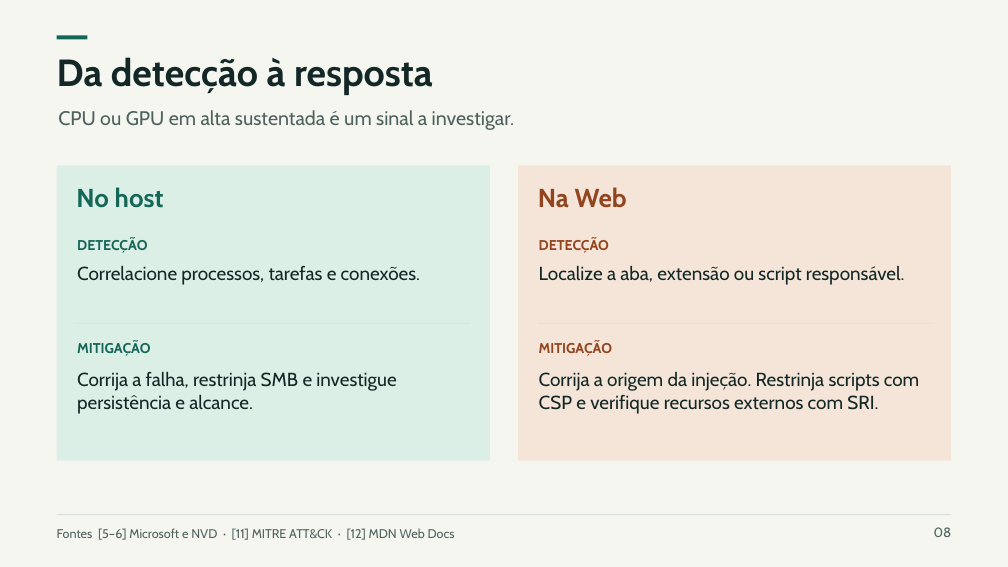
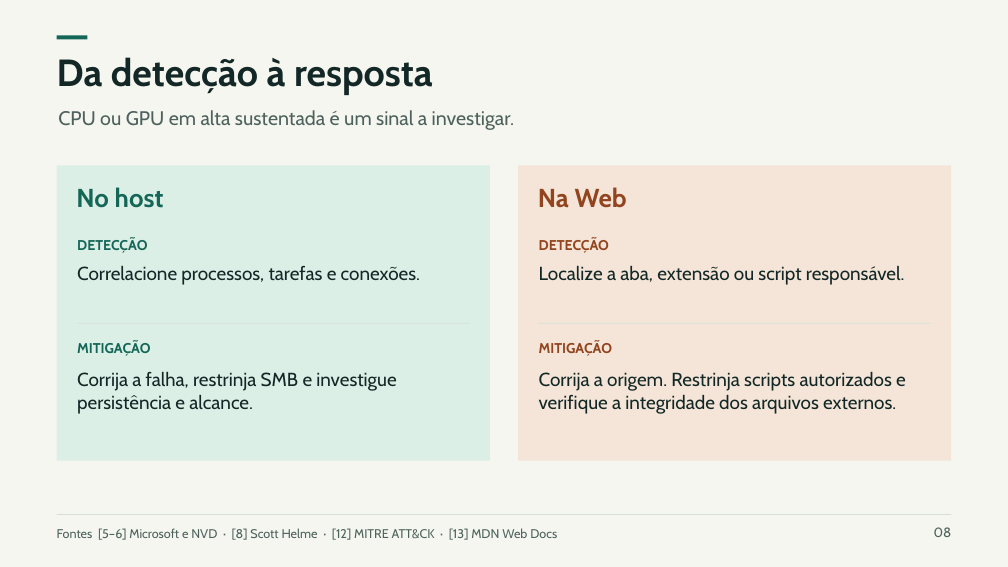
Before and after one commit to Lbragaa/Documentos-T4-seguranca, a slide deck: slide 8 of G8_Apresentacao_Coinminers.pptx. Drawn at 1008x567 pixels with LibreOffice and Linux fonts; fonts in the diff are those of the drawing. Boxes give left, top, right and bottom in pixels: in the first picture for what was removed or moved away, otherwise in the second. Text is boxed around its words. In the diff, an @@ line names an element or a change of style, - is before the commit and + after.

```diff
--- a/G8_Apresentacao_Coinminers.pptx
+++ b/G8_Apresentacao_Coinminers.pptx
@@ text at bbox=[539, 372, 906, 414]: text changed @@
-Corrija a origem da injeção. Restrinja scripts com CSP e verifique recursos externos com SRI.
+Corrija a origem. Restrinja scripts autorizados e verifique a integridade dos arquivos externos.
@@ text at bbox=[57, 528, 557, 540]: text changed @@
-Fontes [5–6] Microsoft e NVD · [11] MITRE ATT&CK · [12] MDN Web Docs
+Fontes [5–6] Microsoft e NVD · [8] Scott Helme · [12] MITRE ATT&CK · [13] MDN Web Docs
```
Also in this commit, not shown: 4 other slides changed, 3 other files.
